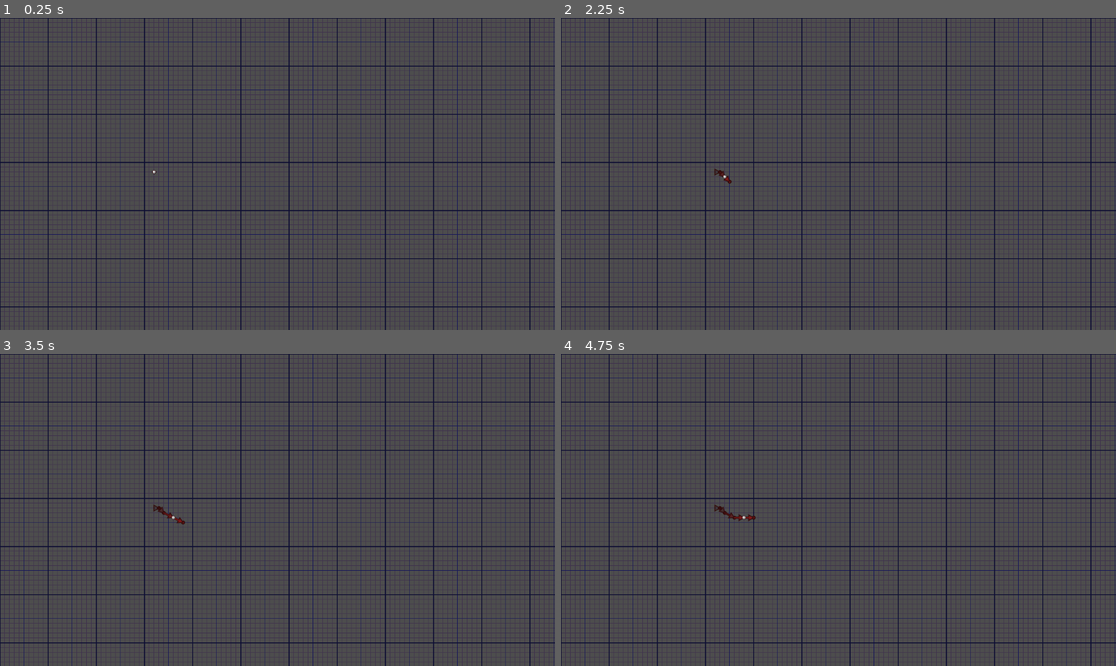
Above: before the commit, frames 1-4 (two rows, left to right).
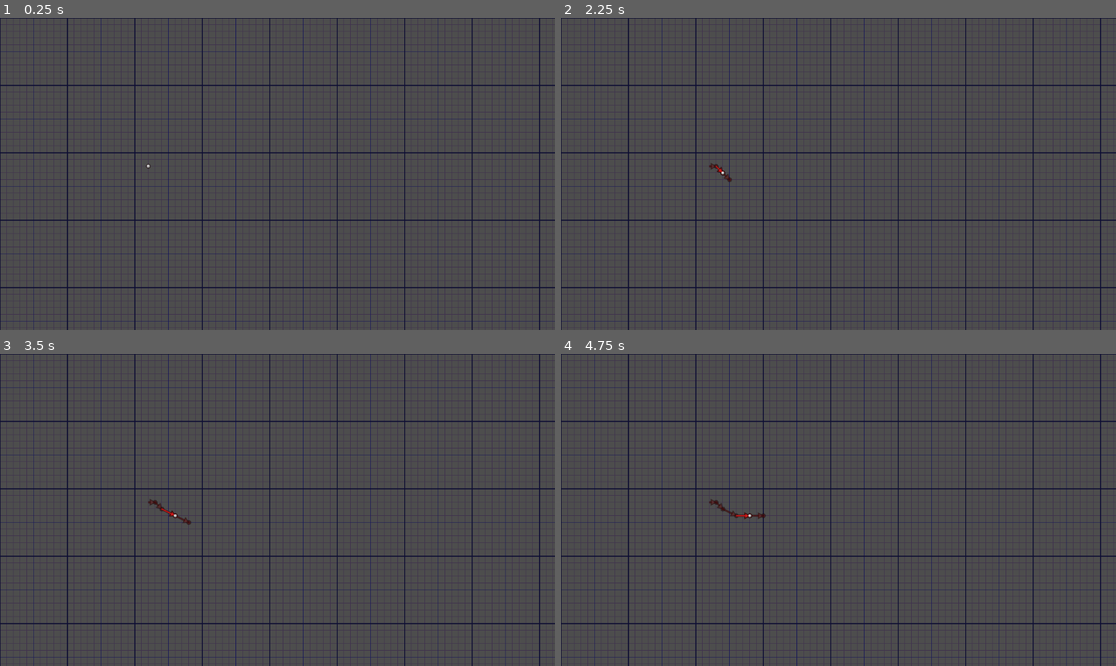
Above: after the commit, the same moments.

Repository: vibrunazo/godot-vector
Game: Godot game, scene res://scenes/map.tscn
The game is run twice, just before and just after one commit, with the same random seed, the same clock (stepped at 60 frames per second) and the same inputs.
Inputs:
- Up to frame 1 (0.25 s): no input
- Up to frame 2 (2.25 s): tap Enter at 0.5, 2 s; hold Right (ui_right) 0.53-1.28 s; tap Space at 1.25 s; hold Down (ui_down) 1.28-2.03 s; hold Right (ui_right) from 2.03 s (still down)
- Up to frame 3 (3.5 s): tap Space at 2.75 s; release Right (ui_right) at 2.78 s; hold Up (ui_up) from 2.78 s (still down)
- Up to frame 4 (4.75 s): tap Enter at 3.5 s; release Up (ui_up) at 3.53 s; hold Left (ui_left) from 3.53 s (still down); tap Space at 4.25 s

The runs differ from the first frame. In frame 1, 13% of the frame differs, in the area x 0-100%, y 0-100%; in frame 2, 13%; in frame 3, 13%; in frame 4, 13%.

Commit message:
draw transparant arrows and highlights current

Diff:
--- a/Grid.gd
+++ b/Grid.gd
@@ -2,7 +2,7 @@
 
 class_name Grid
 
-var cell_size := 10
+var cell_size := 14
 var gcolor := Color(0.25, 0.2, 0.3)
 var pcolor := Color(0.1, 0.1, 0.35)
 var dcolor := Color(0.05, 0.05, 0.2)
--- a/scenes/car.gd
+++ b/scenes/car.gd
@@ -23,24 +23,31 @@
 	pass
 
 func _draw():
+	draw_arrows()
+
+func draw_arrows():
 	var to = grid2pix(svector)
 	var p := grid2pix(ini_grid_pos) - global_position
-	var c := Color(0.5, 0.1, 0.1)
+	var c := Color(0.8, 0.1, 0.1)
+	var oc := Color(0.2, 0.05, 0.05)
+	var max : = 40
 	var size = float(history.size())
 	var i = 0.0
 	for v in history:
 		v = grid2pix(v)
-		var k = i / size + 0.2
-		draw_arrow(p, p + v, c * k )
+		var k = 1 - (size - i + (max)) / (max * 2)
+		if i == size - 1: k = 1
+		if k > 0:
+			draw_arrow(p, p + v, c * k, oc * k )
 		p += v
 		i += 1.0
-	draw_arrow(Vector2.ZERO, to, c)
+	draw_arrow(Vector2.ZERO, to, c * 0.5, oc * 0.5)
 
-func draw_arrow(from: Vector2, to: Vector2, c: Color):
+func draw_arrow(from: Vector2, to: Vector2, c: Color, oc: Color):
 	var head_size = 12
 	var head_angle = 0.5 #rad
 	var acolor = c
-	var ocolor = Color(0.2, 0.05, 0.05)
+	var ocolor = oc
 	# full vector
 	var v = to - from
 	# remove the tip of the full vector by this much
@@ -59,8 +66,8 @@
 	var e2 = to + h2
 #	draw_line(to, e2, Color.PURPLE, 3)
 	var arrow_head = [to, e1, e2, to]
-	draw_circle(to, 4, ocolor)
-	draw_circle(to, 2, acolor)
+	draw_circle(to, 5, ocolor)
+	draw_circle(to, 3, acolor)
 	draw_colored_polygon(arrow_head, acolor)
 	draw_polyline(arrow_head, ocolor, 0.8, true)
 	draw_line(from, line, ocolor, 3, true)
